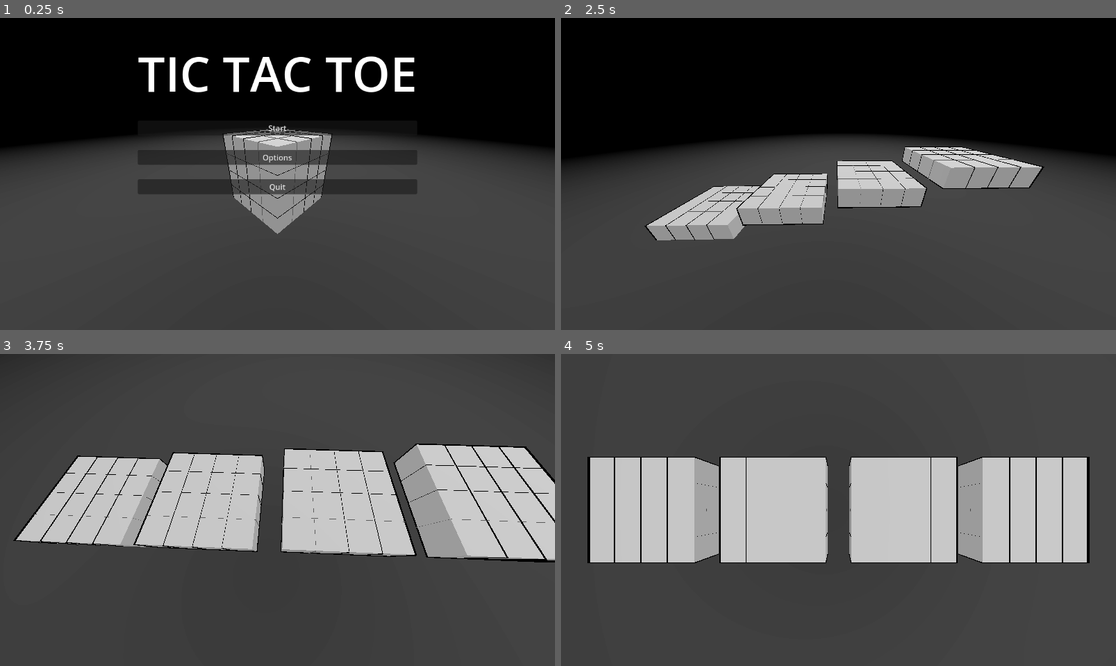
Above: before the commit, frames 1-4 (two rows, left to right).
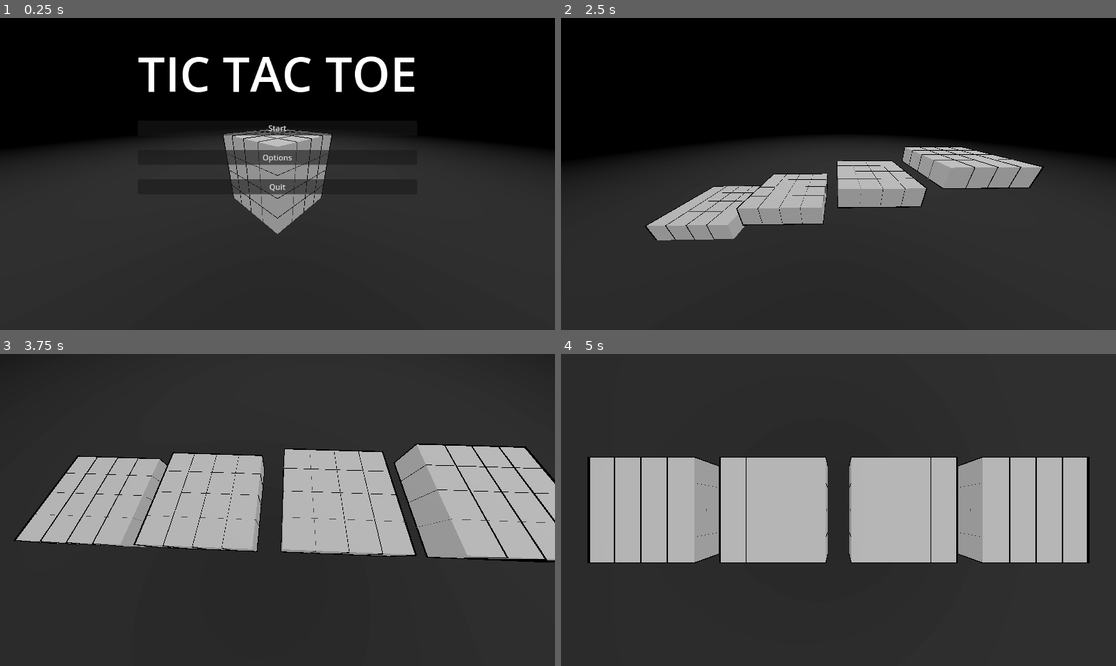
Above: after the commit, the same moments.

Repository: WingusInbound/3D-Tic-Tac-Toe
Game: Godot game, scene res://Scenes/main.tscn
Same seed, same stepped clock (60 frames per second), same inputs: the game is played once before the commit and once after it. Sound files missing from this copy of the repository are replaced by a short silence.
Inputs (mouse positions are in pixels of both pictures, inside the frame that each line leads up to):
- Up to frame 1 (0.25 s): no input
- Up to frame 2 (2.5 s): click "Start" at 0.5 s; move the mouse to (960, 158) at 1.27 s; press the mouse at (960, 158) at 1.28 s; move the mouse to (727, 189) at 2.02 s; release the mouse at (727, 189) at 2.03 s; click (727, 189) at 2.1 s
- Up to frame 3 (3.75 s): move the mouse to (333, 441) at 2.77 s; press the mouse at (333, 441) at 2.78 s; move the mouse to (249, 572) at 3.52 s; release the mouse at (249, 572) at 3.53 s; click (249, 572) at 3.6 s
- Up to frame 4 (5 s): move the mouse to (1005, 556) at 4.27 s; press the mouse at (1005, 556) at 4.28 s

The runs differ from the first frame. In frame 1, less than 0.1% of the frame differs, in the area x 46-54%, y 37-66%; in frame 2, less than 0.1%, in the area x 25-82%, y 45-63%; in frame 3, less than 0.1%; in frame 4, less than 0.1%.

Commit message:
Merging into branch

Diff:
--- a/Scenes/main.tscn
+++ b/Scenes/main.tscn
@@ -142,7 +142,7 @@
 
 [node name="SpotLight3D" type="SpotLight3D" parent="."]
 transform = Transform3D(1, 0, 0, 0, -4.37114e-08, 1, 0, -1, -4.37114e-08, 0, 20, 0)
-light_energy = 10.0
+light_energy = 5.673
 light_size = 1.0
 light_specular = 9.023
 spot_range = 100.0
@@ -377,10 +377,9 @@
 [node name="WinCheck" type="Node3D" parent="."]
 script = ExtResource("4_vb1hq")
 
+
 [node name="AudioStreamPlayer" type="AudioStreamPlayer" parent="."]
 
 [node name="Ai" type="Node" parent="."]
 script = ExtResource("5_dmki4")
-
 [connection signal="animation_finished" from="CameraAnimationPlayer" to="." method="_on_animation_player_animation_finished"]
-[connection signal="finished" from="AudioStreamPlayer" to="UI_Canvas" method="_on_audio_stream_player_finished"]
--- a/Scenes/ui.tscn
+++ b/Scenes/ui.tscn
@@ -53,6 +53,7 @@
 text = "Quit"
 
 [node name="OptionsMenu" type="VBoxContainer" parent="UI"]
+visible = false
 layout_mode = 1
 anchors_preset = 8
 anchor_left = 0.5
